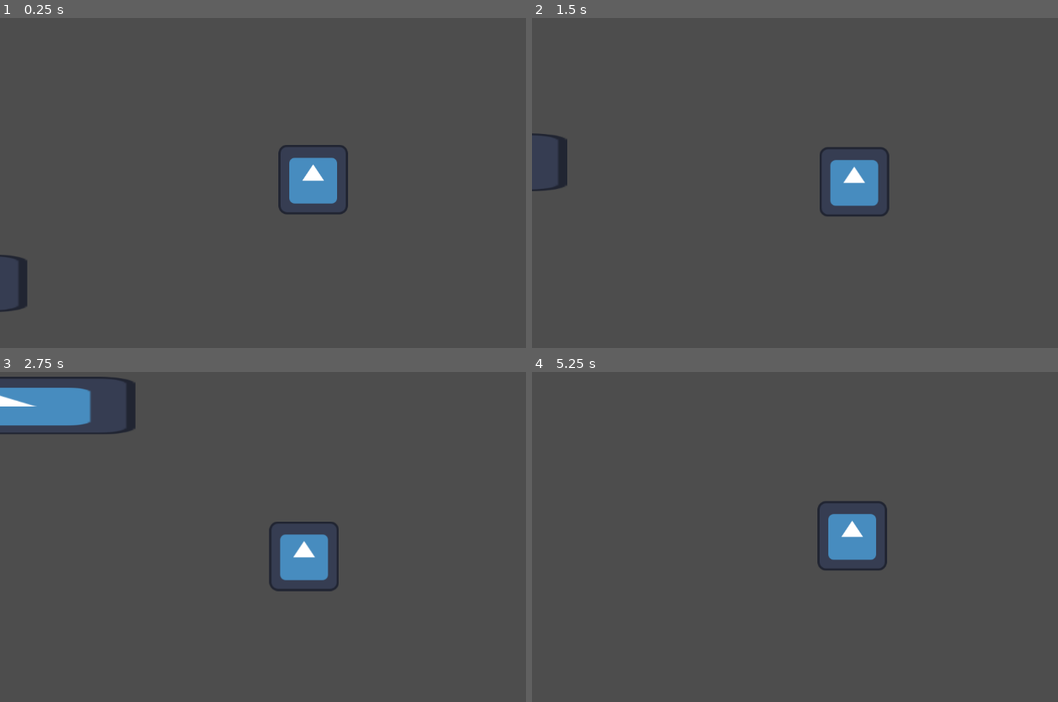
Above: before the commit, frames 1-4 (two rows, left to right).
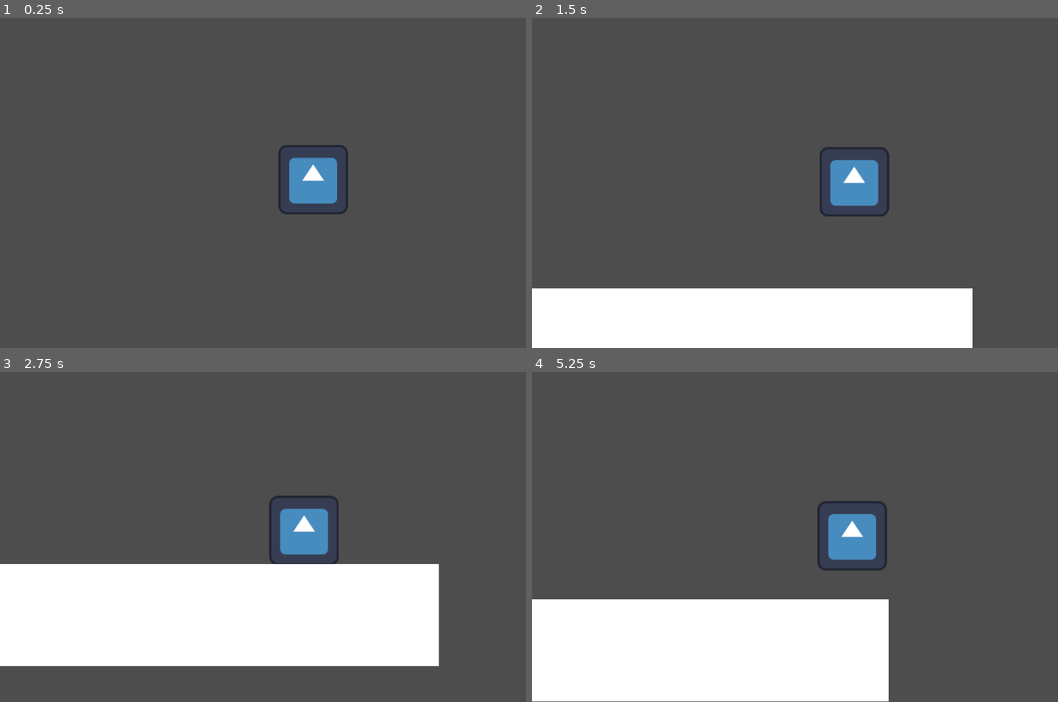
Above: after the commit, the same moments.

Repository: Geofoods/hungry-shark-evolution
Game: Godot game, scene res://scenes/level.tscn
The game is run twice, just before and just after one commit, with the same random seed, the same clock (stepped at 60 frames per second) and the same inputs. The engine's default icon, where the game draws it, is replaced by a stand-in: a white triangle on a blue panel in a dark square.
Inputs:
- Up to frame 1 (0.25 s): no input
- Up to frame 2 (1.5 s): hold D (move_right) from 0.53 s (still down); tap W (jump) at 0.77 s
- Up to frame 3 (2.75 s): tap W (jump) at 1.52 s; release D (move_right) at 2.03 s; hold A (move_left) from 2.03 s (still down)
- Up to frame 4 (5.25 s): release A (move_left) at 2.78 s; hold D (move_right) 2.78-4.28 s; tap W (jump) at 3.02, 3.77, 4.52 s; hold A (move_left) 4.28-5.03 s; hold D (move_right) from 5.03 s (still down)

The runs differ from the first frame. In frame 1, 0.4% of the frame differs, in the area x 0-6%, y 71-90%; in frame 2, 15%; in frame 3, 30%, in the area x 0-84%, y 1-90%; in frame 4, 21%.

Commit message:
Update level.tscn

Diff:
--- a/scenes/level.tscn
+++ b/scenes/level.tscn
@@ -9,6 +9,7 @@
 [node name="level" type="Node2D" unique_id=1405336156]
 
 [node name="miner" parent="." unique_id=297162121 instance=ExtResource("1_2q6dc")]
+position = Vector2(-147, -3053)
 
 [node name="Camera2D" type="Camera2D" parent="miner" unique_id=2038858518]
 position_smoothing_enabled = true
@@ -38,5 +39,44 @@
 position = Vector2(187, 2088.5)
 shape = SubResource("RectangleShape2D_u52ul")
 
+[node name="ColorRect3" type="ColorRect" parent="." unique_id=445641766]
+offset_left = -1762.0001
+offset_top = -2599.0
+offset_right = -1380.0001
+offset_bottom = 1600.0
+scale = Vector2(5.2943254, 0.04486209)
+
+[node name="StaticBody2D" type="StaticBody2D" parent="ColorRect3" unique_id=181332249]
+
+[node name="CollisionShape2D" type="CollisionShape2D" parent="ColorRect3/StaticBody2D" unique_id=545827405]
+position = Vector2(187, 2088.5)
+shape = SubResource("RectangleShape2D_u52ul")
+
+[node name="ColorRect4" type="ColorRect" parent="." unique_id=934844193]
+offset_left = -310.00012
+offset_top = -1336.0001
+offset_right = 71.99988
+offset_bottom = 2863.0
+scale = Vector2(5.2943254, 0.04486209)
+
+[node name="StaticBody2D" type="StaticBody2D" parent="ColorRect4" unique_id=1024239666]
+
+[node name="CollisionShape2D" type="CollisionShape2D" parent="ColorRect4/StaticBody2D" unique_id=578546871]
+position = Vector2(187, 2088.5)
+shape = SubResource("RectangleShape2D_u52ul")
+
+[node name="ColorRect5" type="ColorRect" parent="." unique_id=37278687]
+offset_left = -1601.9999
+offset_top = 436.99988
+offset_right = -1219.9999
+offset_bottom = 4636.0
+scale = Vector2(5.2943254, 0.04486209)
+
+[node name="StaticBody2D" type="StaticBody2D" parent="ColorRect5" unique_id=1592086592]
+
+[node name="CollisionShape2D" type="CollisionShape2D" parent="ColorRect5/StaticBody2D" unique_id=144078477]
+position = Vector2(187, 2088.5)
+shape = SubResource("RectangleShape2D_u52ul")
+
 [node name="shark" parent="." unique_id=2102375293 instance=ExtResource("2_w7c3h")]
-position = Vector2(-1081, 169)
+position = Vector2(-1175, 96)
